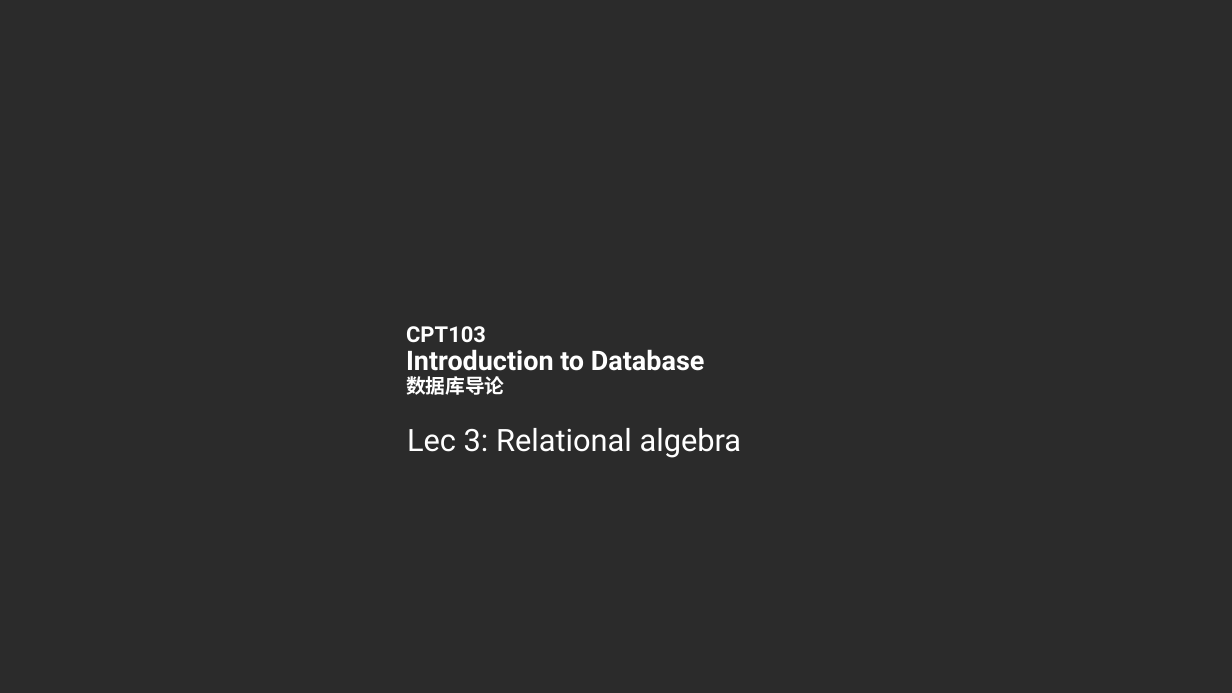
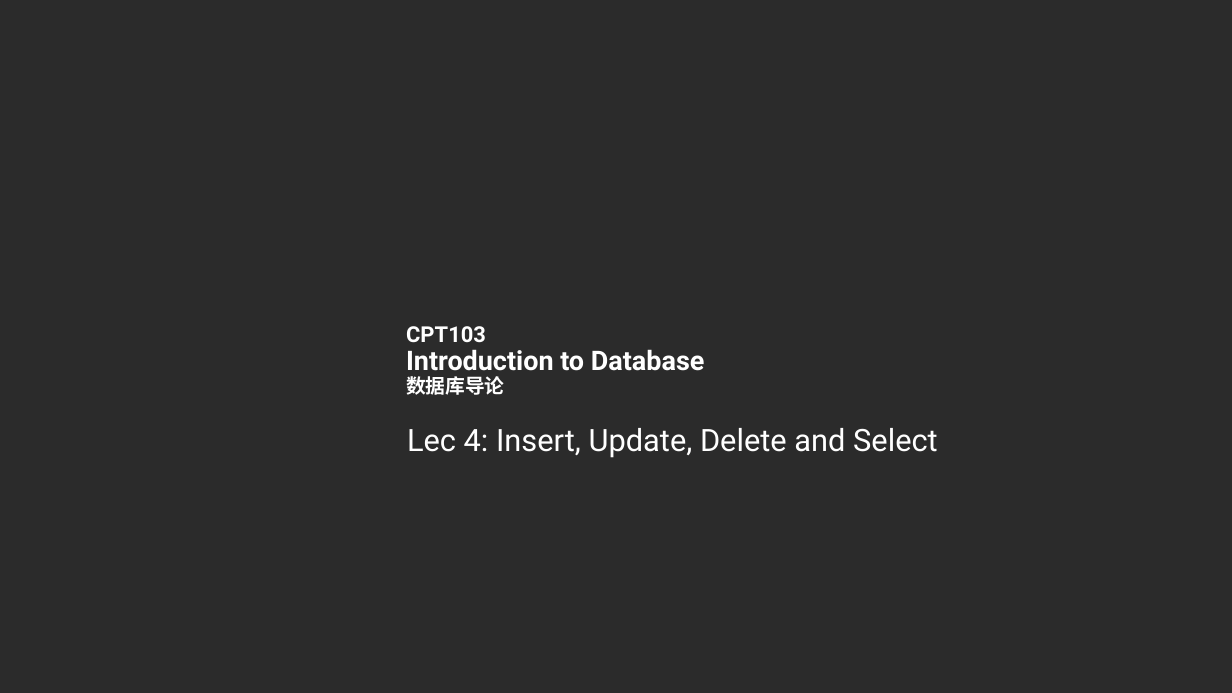
Before and after one commit to FawcettSimiyu/CPT103-Files, a slide deck: slide 1 of Presentation/Lec4/CPT103_Lec4.pptx. Drawn at 1232x693 pixels with LibreOffice and Linux fonts; fonts in the diff are those of the drawing; background and template pictures are left out; a plain dark background stands for a picture behind light text. Boxes give left, top, right and bottom in pixels: in the first picture for what was removed or moved away, otherwise in the second. Text is boxed around its words. In the diff, an @@ line names an element or a change of style, - is before the commit and + after.

```diff
--- a/Presentation/Lec4/CPT103_Lec4.pptx
+++ b/Presentation/Lec4/CPT103_Lec4.pptx
@@ text at (407,428,938,458): text changed @@
-Lec 3: Relational algebra
+Lec 4: Insert, Update, Delete and Select
```
Also in this commit, not shown: 3 slides added, 32 slides removed, 4 other files.
